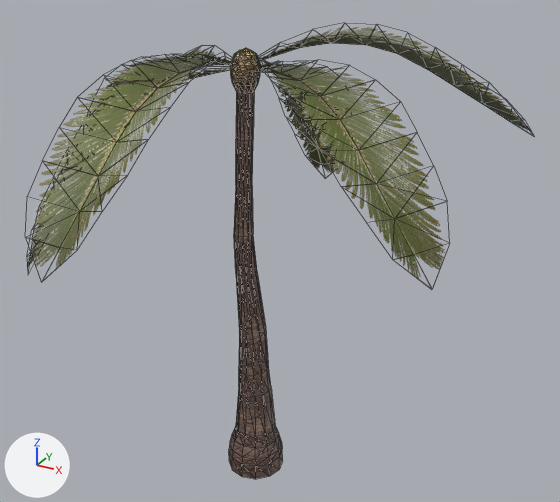
A saved change to the FBX model Projects/Terra Firma/Assets/Gameplay/PalmTree/PalmTree.fbx.
Camera for both pictures: a camera (50 mm lens) standing at (2.07, -3.44, 3.2) and looking at (0.17, 0.01, 1.47). The lights are fixed; the arrows at lower left show +X, +Y and +Z. Mesh edges are drawn as thin lines. Where no turn or scale is listed for an object, it has been applied to the vertices.

In view in the first picture: 'pasted__pCylinder2', 'pasted__pCylinder2.001', 'pasted__pCylinder2.002', 'pasted__pCylinder2.003', 'pasted__pCylinder2.005', 'pasted__pCylinder2.006'.
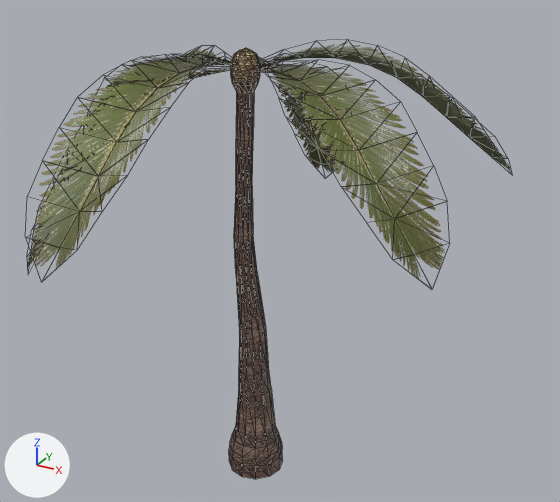
Changed parts and their boxes (x1, y1, x2, y2) in the pictures (560 x 502 px):
```json
{"object": "pasted__pCylinder2.001", "change": "moved, turned", "before": [259, 26, 531, 131], "after": [260, 42, 510, 169]}
```

Scene script edits in JSON lines:
```json
{"op": "set", "path": "ob_pasted__pcylinder2_001.location", "old": "(0.697, 0.312, 2.491)", "new": "(0.683, 0.341, 2.363)"}
{"op": "set", "path": "ob_pasted__pcylinder2_001.rotation_euler", "old": "(1.352, 0.702, 0.0552)", "new": "(1.269, 0.85, 0.0662)", "note": "degrees (77, 40, 3.2) -> degrees (73, 49, 3.8)"}
```
